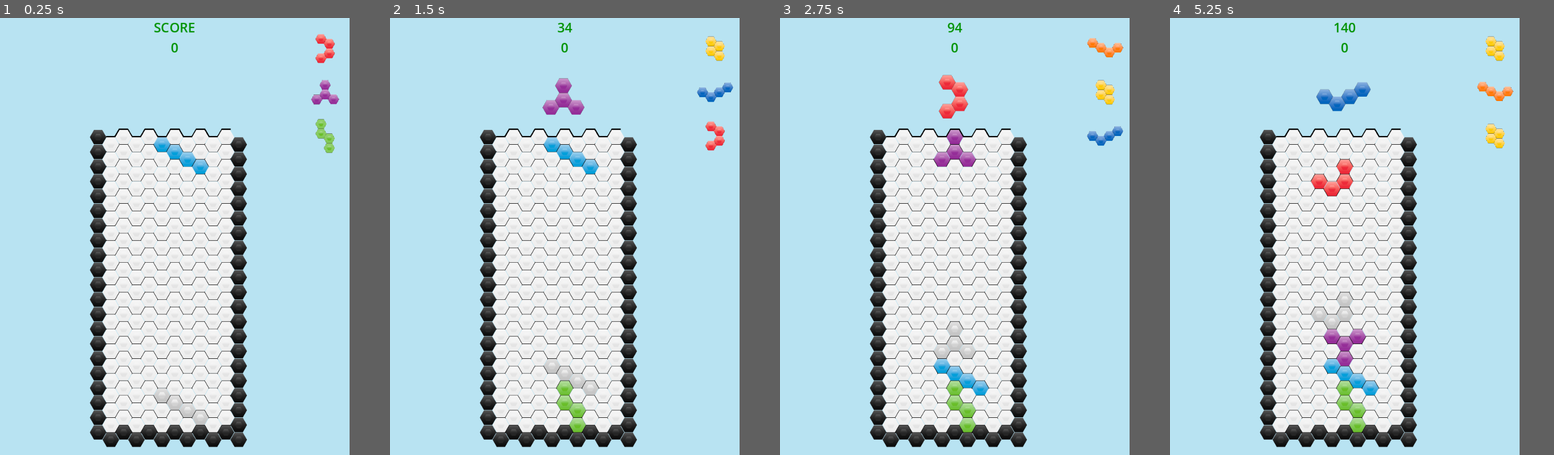
Above: before the commit, frames 1-4 (left to right).
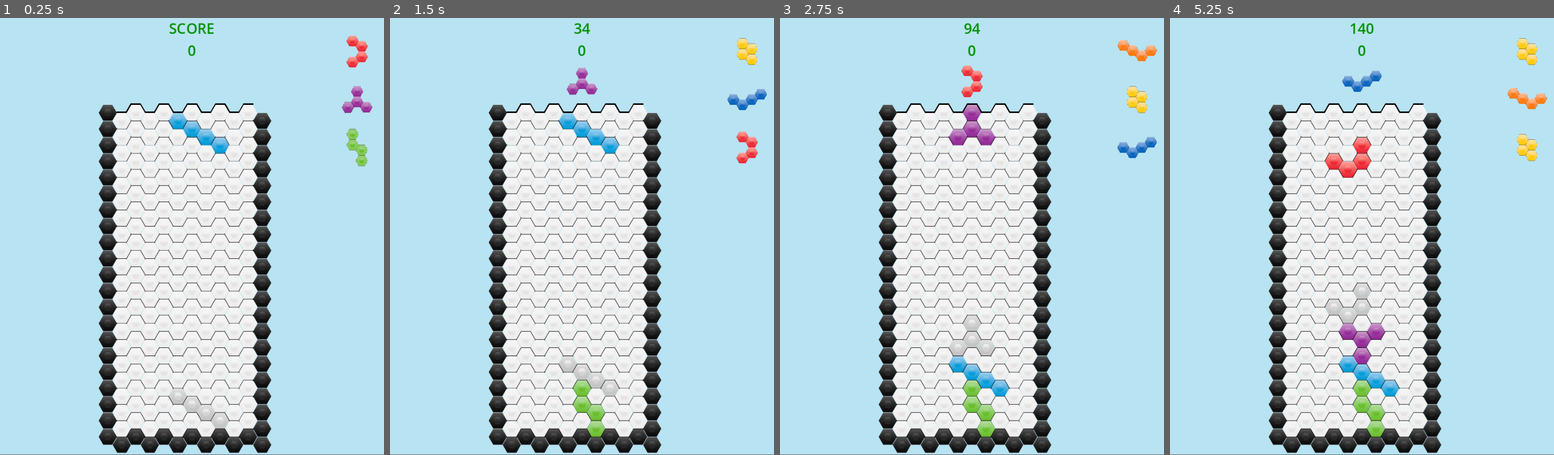
Above: after the commit, the same moments.

Repository: MrSoubi/HexoTangle
Game: Godot game, scene res://game.tscn
Same seed, same stepped clock (60 frames per second), same inputs: the game is played once before the commit and once after it.
Inputs:
- Up to frame 1 (0.25 s): no input
- Up to frame 2 (1.5 s): tap Enter at 0.5 s; hold Right 0.53-1.28 s; tap C at 0.6, 1.35 s; tap Space at 0.77, 1.25 s; hold Down from 1.28 s (still down)
- Up to frame 3 (2.75 s): tap Space at 1.52 s; release Down at 2.03 s; hold Right from 2.03 s (still down); tap Z at 2.1 s; tap C at 2.3 s
- Up to frame 4 (5.25 s): tap Enter at 2.75, 4.25 s; release Right at 2.78 s; hold Up 2.78-3.53 s; tap C at 2.85, 3.6, 4.55, 5.1 s; tap Space at 3.02, 3.5, 3.77, 4.52 s; hold Left 3.53-5.03 s; tap Z at 4.35 s; hold Down from 5.03 s (still down)
In our replay, the window is 640x800 before the commit and 703x799 after it. These sizes can differ from the game's own. Grey fills any space a smaller window leaves; there, only what the larger window draws over its background counts as a difference.

The runs differ from the first frame. In frame 1, 21% of the frame differs, in the area x 23-98%, y 1-100%; in frame 2, 22%; in frame 3, 22%; in frame 4, 23%, in the area x 23-99%, y 1-100%.

Commit message:
close #26

Diff:
--- a/Scripts/grid.gd
+++ b/Scripts/grid.gd
@@ -479,7 +479,7 @@
 	else:
 		if(heldHexomino != -1 && canHold):
 			localHex = hexomino.new(startingPosition, Direction.TOP, heldHexomino, GetTextureFromType(heldHexomino));
-			$"../CanvasLayer/VBoxContainer/HoldLabel".texture = null;
+			$"../CanvasLayer/VBoxContainer/Control/HoldLabel".texture = null;
 			heldHexomino = currentHexomino.type;
 			canHold = false;
 		else:
@@ -487,18 +487,18 @@
 
 	match (heldHexomino):
 			0:
-				$"../CanvasLayer/VBoxContainer/HoldLabel".texture = texture_Form_I;
+				$"../CanvasLayer/VBoxContainer/Control/HoldLabel".texture = texture_Form_I;
 			1:
-				$"../CanvasLayer/VBoxContainer/HoldLabel".texture = texture_Form_O;
+				$"../CanvasLayer/VBoxContainer/Control/HoldLabel".texture = texture_Form_O;
 			2:
-				$"../CanvasLayer/VBoxContainer/HoldLabel".texture = texture_Form_T;
+				$"../CanvasLayer/VBoxContainer/Control/HoldLabel".texture = texture_Form_T;
 			3:
-				$"../CanvasLayer/VBoxContainer/HoldLabel".texture = texture_Form_L;
+				$"../CanvasLayer/VBoxContainer/Control/HoldLabel".texture = texture_Form_L;
 			4:
-				$"../CanvasLayer/VBoxContainer/HoldLabel".texture = texture_Form_J;
+				$"../CanvasLayer/VBoxContainer/Control/HoldLabel".texture = texture_Form_J;
 			5:
-				$"../CanvasLayer/VBoxContainer/HoldLabel".texture = texture_Form_Z;
+				$"../CanvasLayer/VBoxContainer/Control/HoldLabel".texture = texture_Form_Z;
 			6:
-				$"../CanvasLayer/VBoxContainer/HoldLabel".texture = texture_Form_S;
+				$"../CanvasLayer/VBoxContainer/Control/HoldLabel".texture = texture_Form_S;
 
 	return localHex;
--- a/game.tscn
+++ b/game.tscn
@@ -30,7 +30,7 @@
 autostart = true
 
 [node name="Grid" parent="." instance=ExtResource("1_ae5do")]
-position = Vector2(400, 450)
+position = Vector2(400, 375)
 
 [node name="CanvasLayer" type="CanvasLayer" parent="."]
 follow_viewport_enabled = true
@@ -67,8 +67,9 @@
 anchor_right = 0.5
 offset_left = -48.0
 offset_right = 48.0
-offset_bottom = 88.0
+offset_bottom = 92.0
 grow_horizontal = 2
+alignment = 1
 
 [node name="ScoreLabel" type="Label" parent="CanvasLayer/VBoxContainer"]
 layout_mode = 2
@@ -86,9 +87,13 @@
 vertical_alignment = 1
 metadata/_edit_use_anchors_ = true
 
-[node name="HoldLabel" type="Sprite2D" parent="CanvasLayer/VBoxContainer"]
-scale = Vector2(0.3, 0.3)
-offset = Vector2(150, 600)
+[node name="Control" type="Control" parent="CanvasLayer/VBoxContainer"]
+layout_mode = 2
+size_flags_horizontal = 4
+
+[node name="HoldLabel" type="Sprite2D" parent="CanvasLayer/VBoxContainer/Control"]
+scale = Vector2(0.2, 0.2)
+offset = Vector2(0, 200)
 metadata/_edit_use_anchors_ = true
 
 [connection signal="timeout" from="Timer" to="." method="_on_timer_timeout"]
--- a/project.godot
+++ b/project.godot
@@ -18,7 +18,7 @@
 [display]
 
 window/size/viewport_width=800
-window/size/viewport_height=1000
+window/size/viewport_height=910
 
 [rendering]
 
